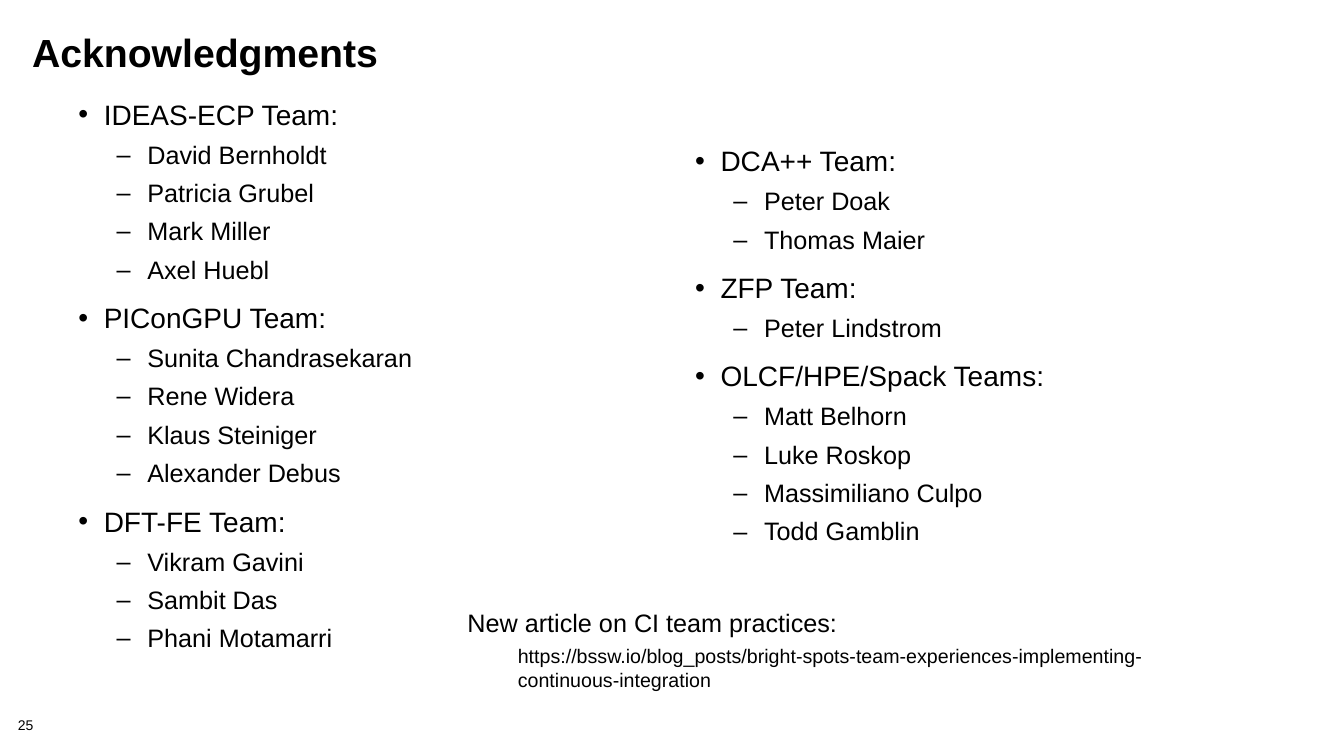
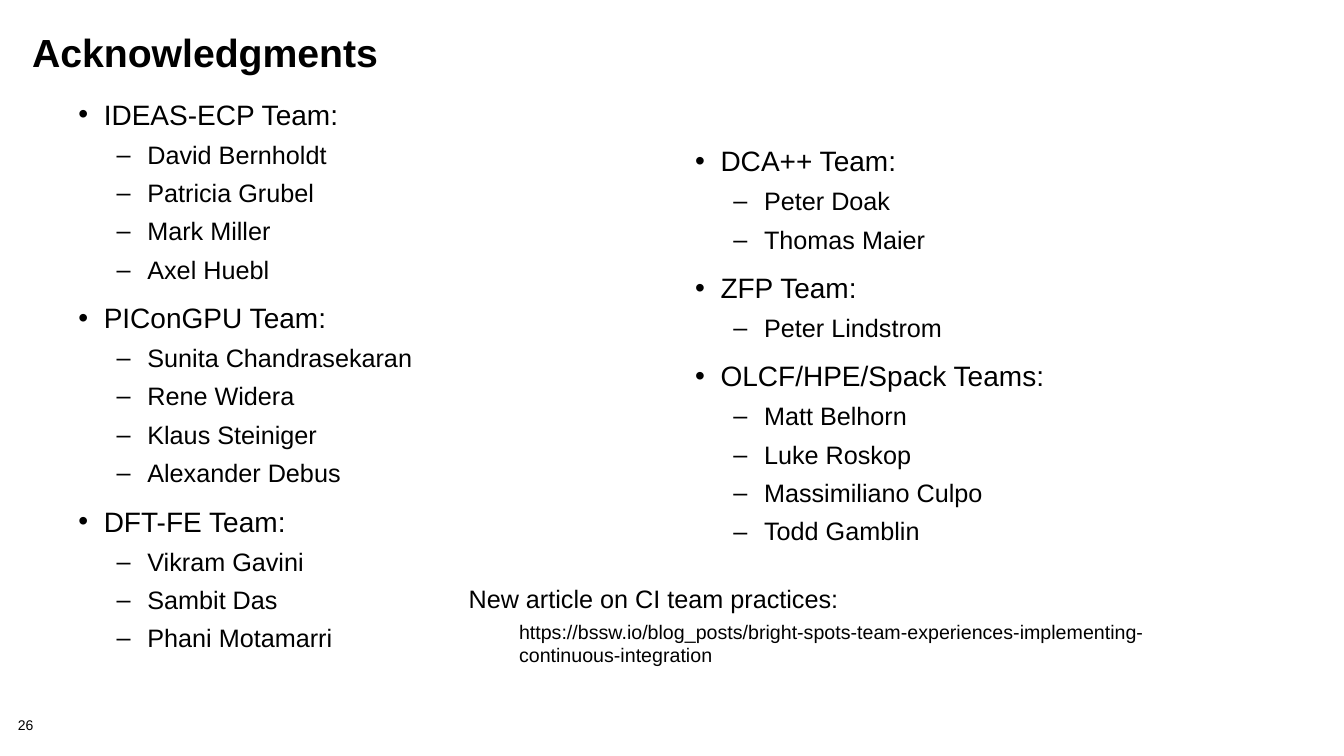
Before and after one commit to bssw-tutorial/presentations, a slide deck: slide 26 of packaging-short.pptx (slide 25 before the commit). Drawn at 1344x756 pixels with LibreOffice and Linux fonts; fonts in the diff are those of the drawing; background and template pictures are left out. Boxes give left, top, right and bottom in pixels: in the first picture for what was removed or moved away, otherwise in the second. Text is boxed around its words. In the diff, an @@ line names an element or a change of style, - is before the commit and + after.

```diff
--- a/packaging-short.pptx
+++ b/packaging-short.pptx
@@ text "New article on CI team ...": place and size @@
-text "New article on CI team ..." at [467,613,1142,691]
+text "New article on CI team ..." at [469,589,1143,666]
@@ page number at [18,720,34,730]: text changed @@
-25
+26
```
Also in this commit, not shown: 4 other slides changed, 4 slides added, 1 slide removed.
